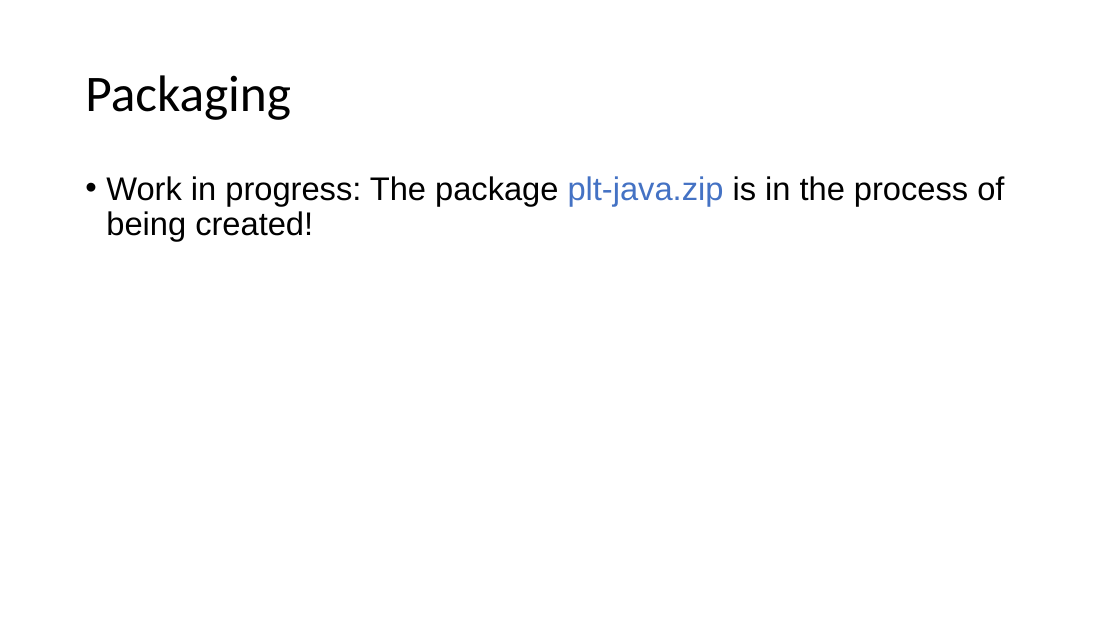
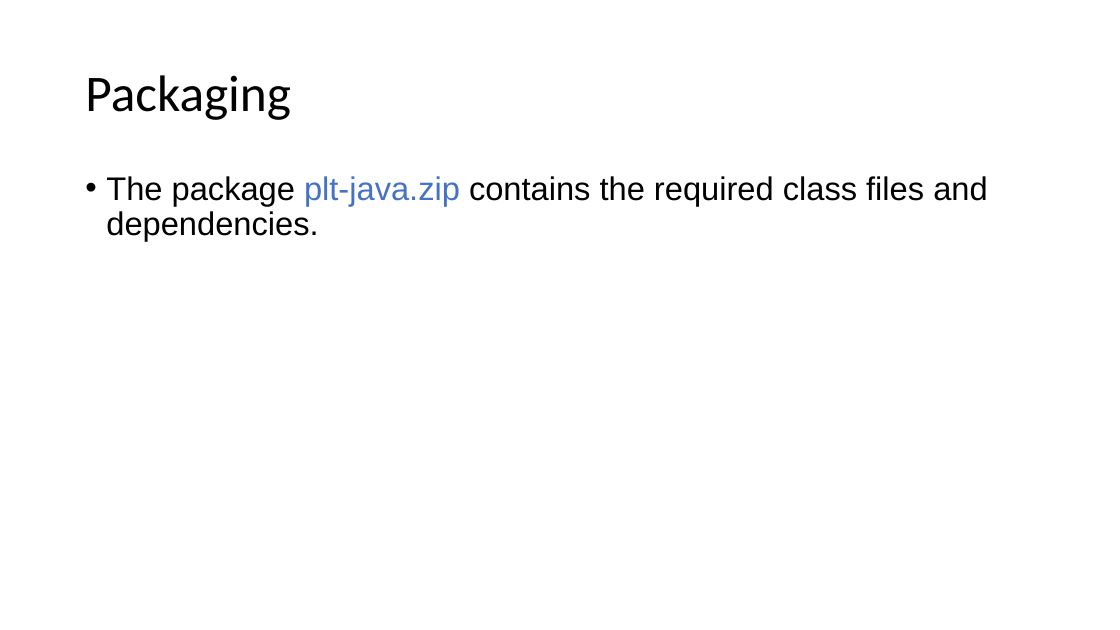
Before and after one commit to predmodelswebpage/mlt, a slide deck: slide 6 of Performance Evaluation of MLT in Web Page Load Time Prediction - Java Classes.pptx. Drawn at 1120x630 pixels with LibreOffice and Linux fonts; fonts in the diff are those of the drawing. Boxes give left, top, right and bottom in pixels: in the first picture for what was removed or moved away, otherwise in the second. Text is boxed around its words. In the diff, an @@ line names an element or a change of style, - is before the commit and + after.

Commit message:
Updated the packaging status

```diff
--- a/Performance Evaluation of MLT in Web Page Load Time Prediction - Java Classes.pptx
+++ b/Performance Evaluation of MLT in Web Page Load Time Prediction - Java Classes.pptx
@@ text at [106,176,987,241]: text changed @@
-• Work in progress: The package plt-java.zip is in the process of being created!
+• The package plt-java.zip contains the required class files and dependencies.
```
